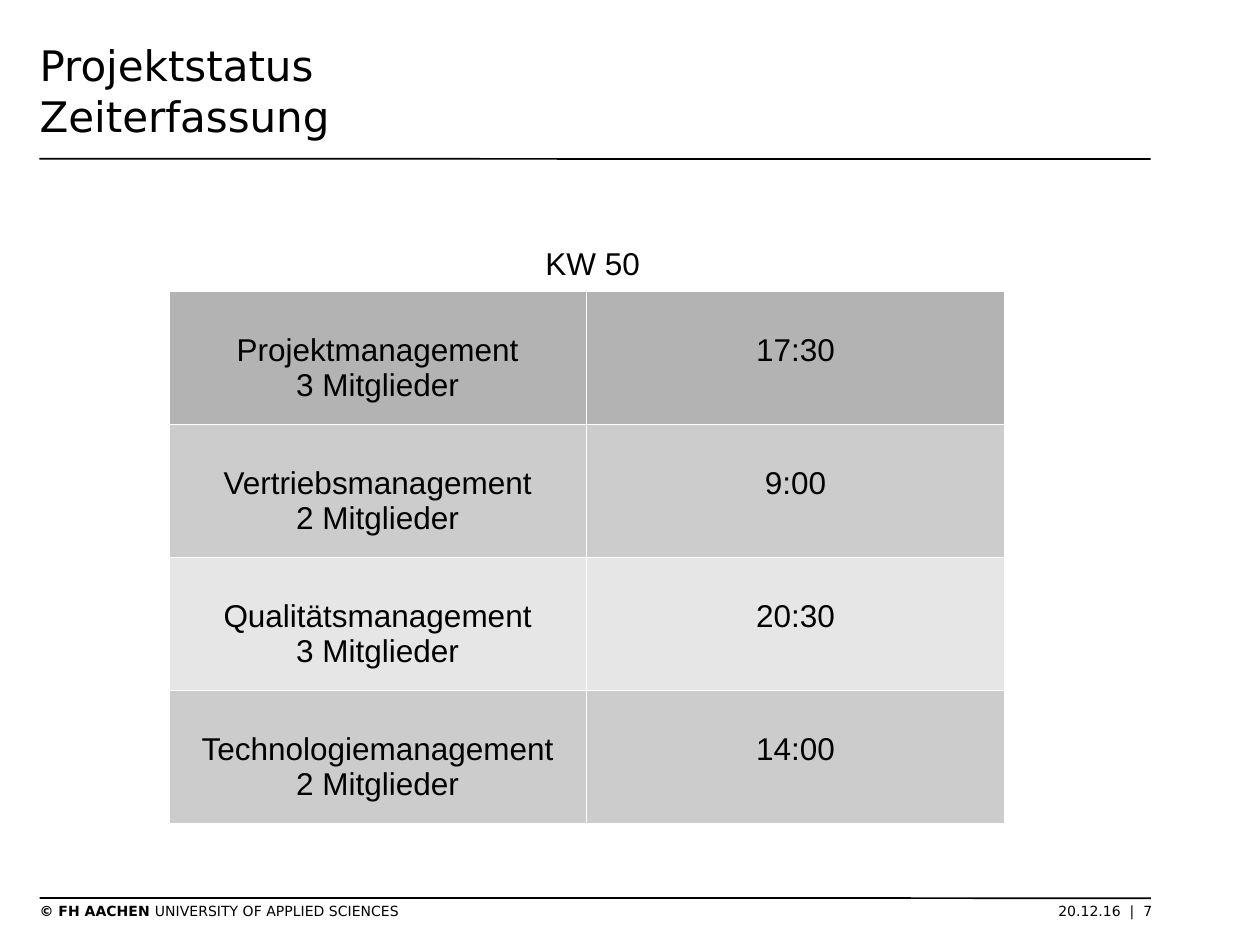
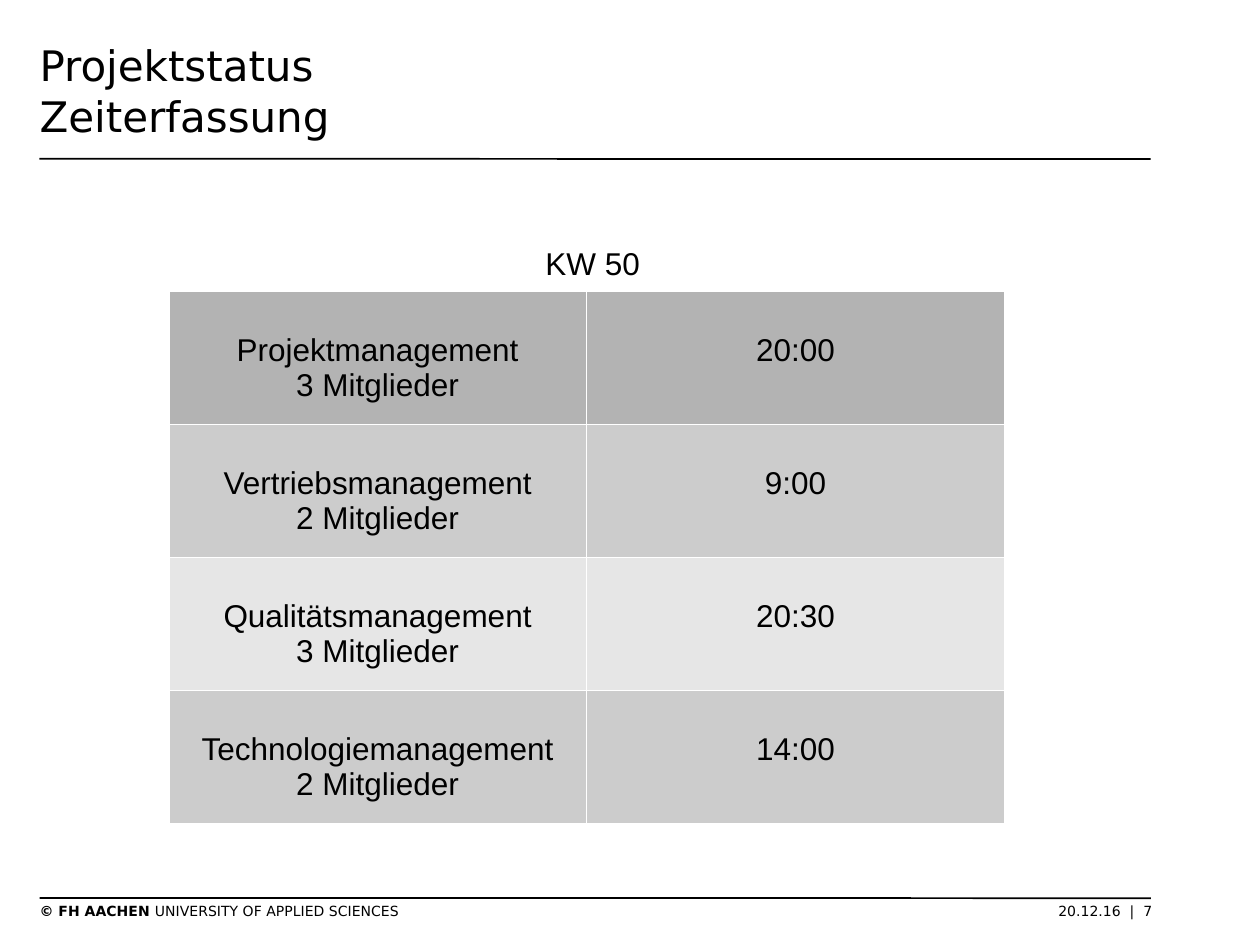
Before and after one commit to thomasgor/swe, a slide deck: slide 7 of Dokumente/Coaching/2016-12-21/2016-12-21 Präsentation Projektmgmt.odp. Drawn at 1260x945 pixels with LibreOffice and Linux fonts; fonts in the diff are those of the drawing; background and template pictures are left out. Boxes give left, top, right and bottom in pixels: in the first picture for what was removed or moved away, otherwise in the second. Text is boxed around its words. In the diff, an @@ line names an element or a change of style, - is before the commit and + after.

```diff
--- a/Dokumente/Coaching/2016-12-21/2016-12-21 Präsentation Projektmgmt.odp
+++ b/Dokumente/Coaching/2016-12-21/2016-12-21 Präsentation Projektmgmt.odp
@@ table at (169,291,1005,824) @@
-row 1, column 2: 17:30
+row 1, column 2: 20:00
```
Also in this commit, not shown: 3 other slides changed, 1 other file.
